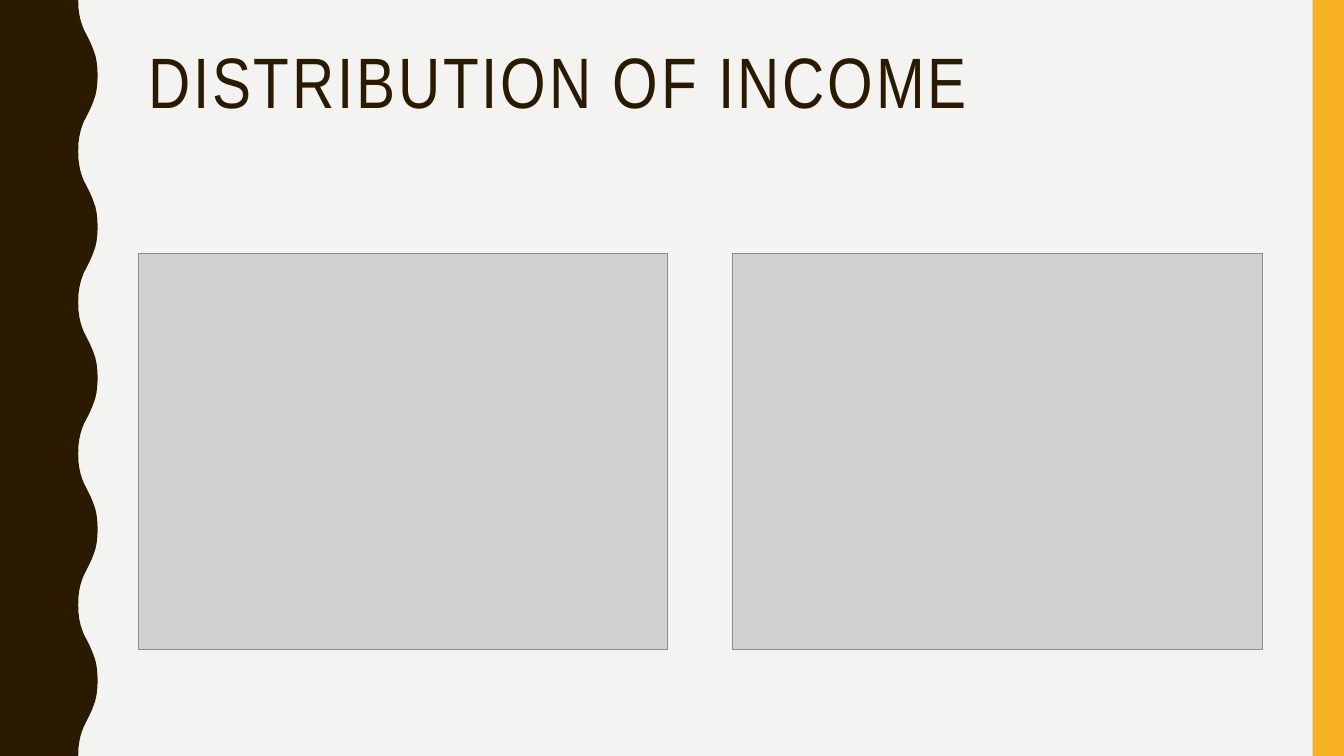
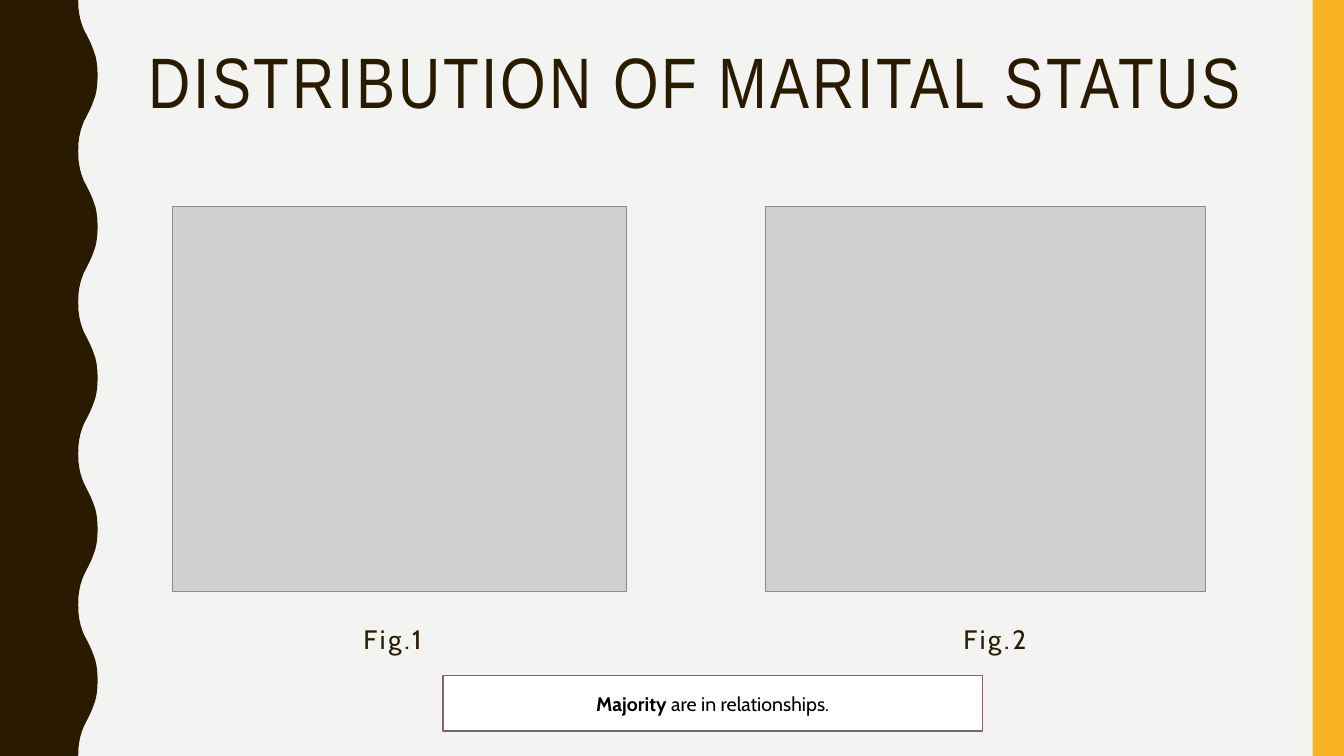
Before and after one commit to RojeshDhakal/IOD, a slide deck: slide 12 of Mini_Project_3/Mini Project 3.pptx. Drawn at 1344x756 pixels with LibreOffice and Linux fonts; fonts in the diff are those of the drawing; grey boxes stand for pictures. Boxes give left, top, right and bottom in pixels: in the first picture for what was removed or moved away, otherwise in the second. Text is boxed around its words. In the diff, an @@ line names an element or a change of style, - is before the commit and + after.

```diff
--- a/Mini_Project_3/Mini Project 3.pptx
+++ b/Mini_Project_3/Mini Project 3.pptx
@@ title at bbox=[148, 58, 1240, 109]: text changed @@
-DISTRIBUTION OF INCOME
+DISTRIBUTION OF MARITAL STATUS
@@ picture: place and size @@
-picture at bbox=[139, 253, 668, 650]
+picture at bbox=[172, 207, 627, 592]
@@ picture: place and size @@
-picture at bbox=[733, 253, 1262, 650]
+picture at bbox=[766, 207, 1207, 592]
@@ text added at bbox=[404, 630, 421, 649], 19 pt, text #2A1A00 @@
+Fig.1
@@ text added at bbox=[1012, 630, 1026, 649], 19 pt, text #2A1A00 @@
+Fig.2
@@ rectangle added at bbox=[444, 676, 983, 731], fill #FFFFFF, outline #826276 1 pt, 14 pt, text #000000 @@
+Majority are in relationships.
```
Also in this commit, not shown: 9 other slides changed, 1 slide added, 1 slide removed, 28 other files.
